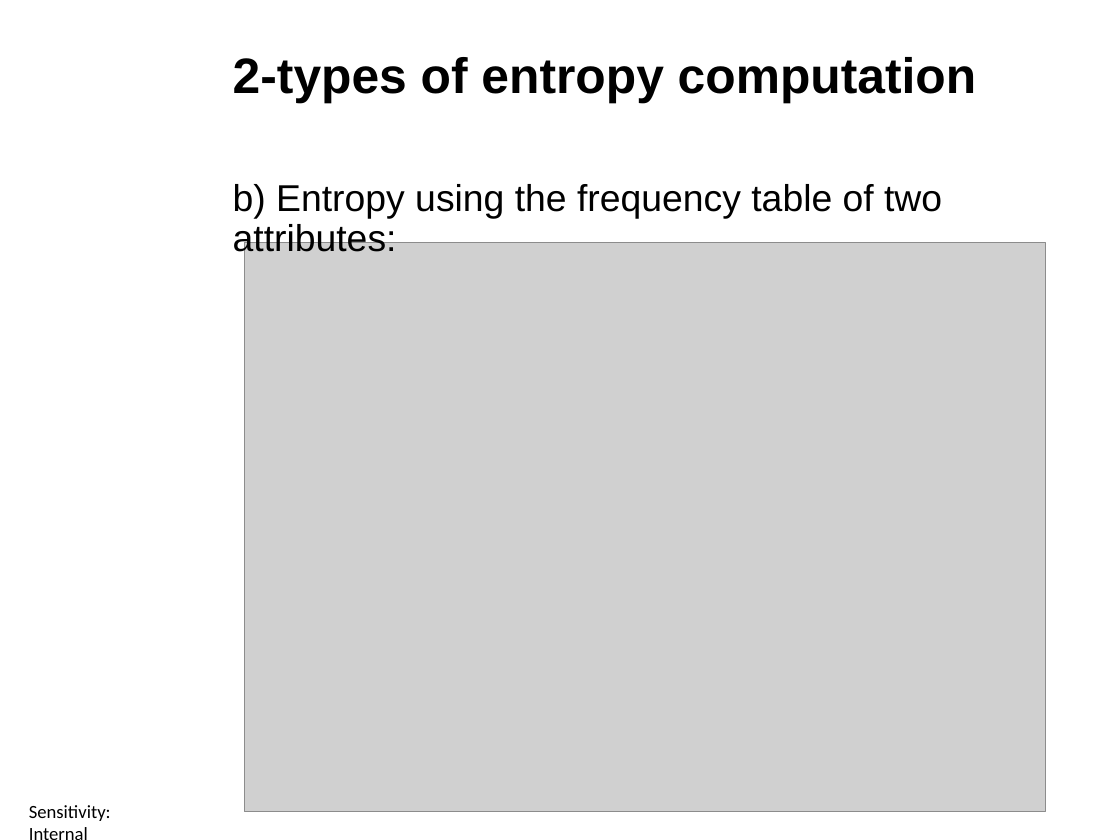
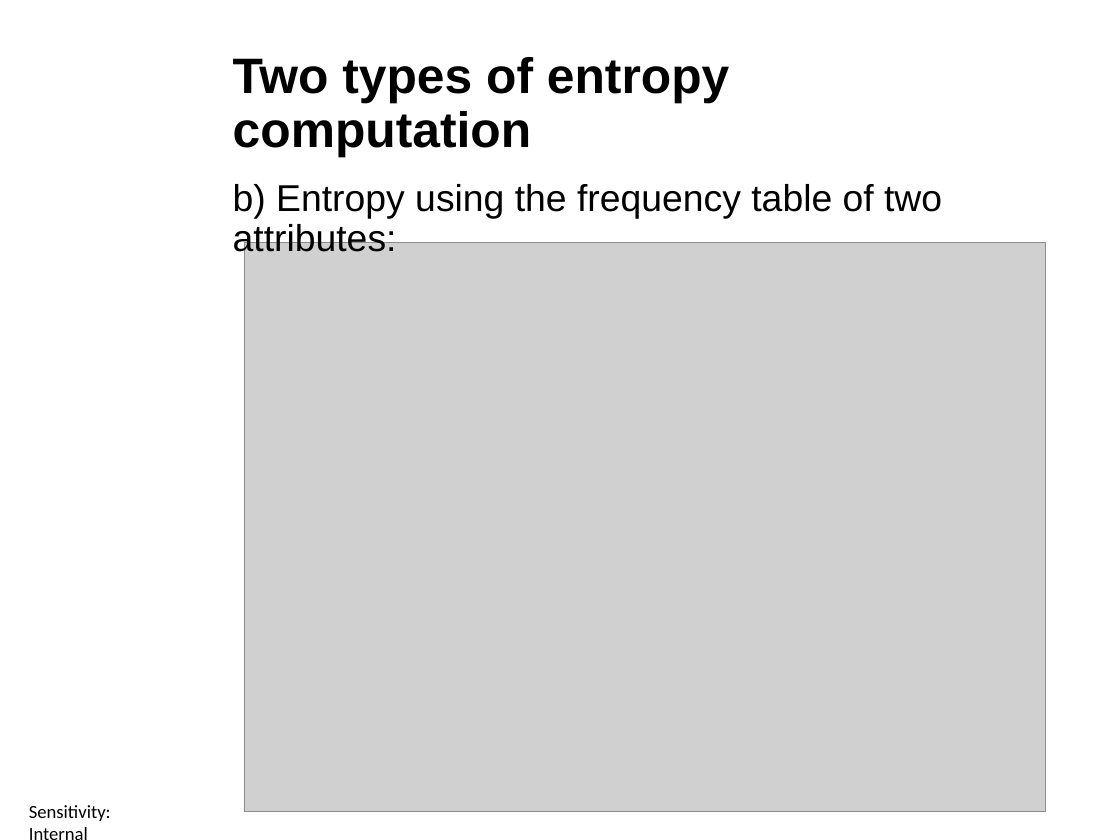
Before and after one commit to ctsallis/frontiers_in_ai_and_data_science, a slide deck: slide 19 of content/Lectures/Semester 1/Week 6/1 Lecture/1.6 Classification Problems and Decision Tree Induction (Lecture).pptx. Drawn at 1120x840 pixels with LibreOffice and Linux fonts; fonts in the diff are those of the drawing; grey boxes stand for pictures; background and template pictures are left out. Boxes give left, top, right and bottom in pixels: in the first picture for what was removed or moved away, otherwise in the second. Text is boxed around its words. In the diff, an @@ line names an element or a change of style, - is before the commit and + after.

```diff
--- a/content/Lectures/Semester 1/Week 6/1 Lecture/1.6 Classification Problems and Decision Tree Induction (Lecture).pptx
+++ b/content/Lectures/Semester 1/Week 6/1 Lecture/1.6 Classification Problems and Decision Tree Induction (Lecture).pptx
@@ title at <box>233,57,729,157</box>: text changed @@
-2-types of entropy computation
+Two types of entropy computation
```
Also in this commit, not shown: 6 other slides changed, 1 other file.
